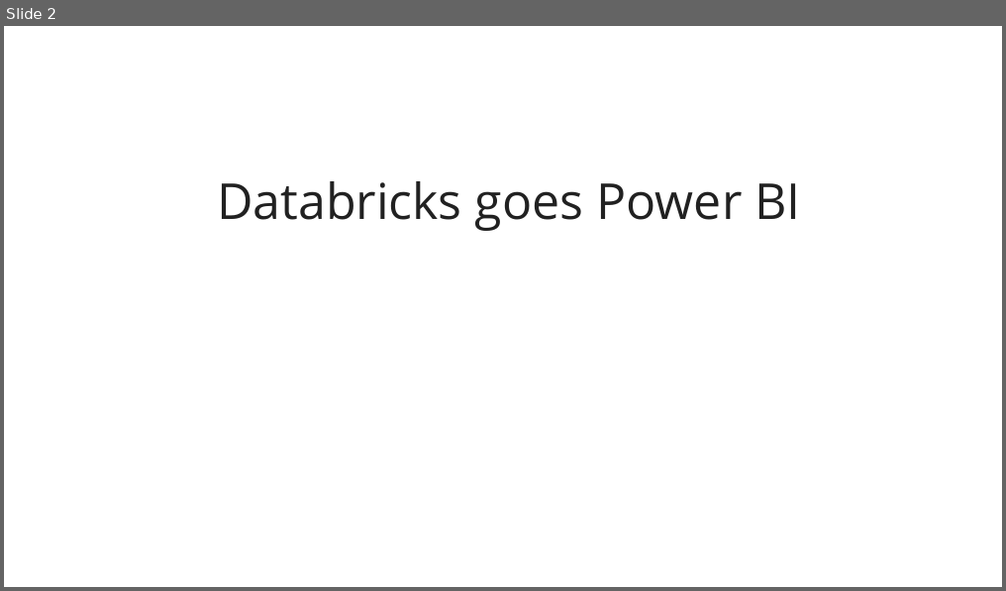
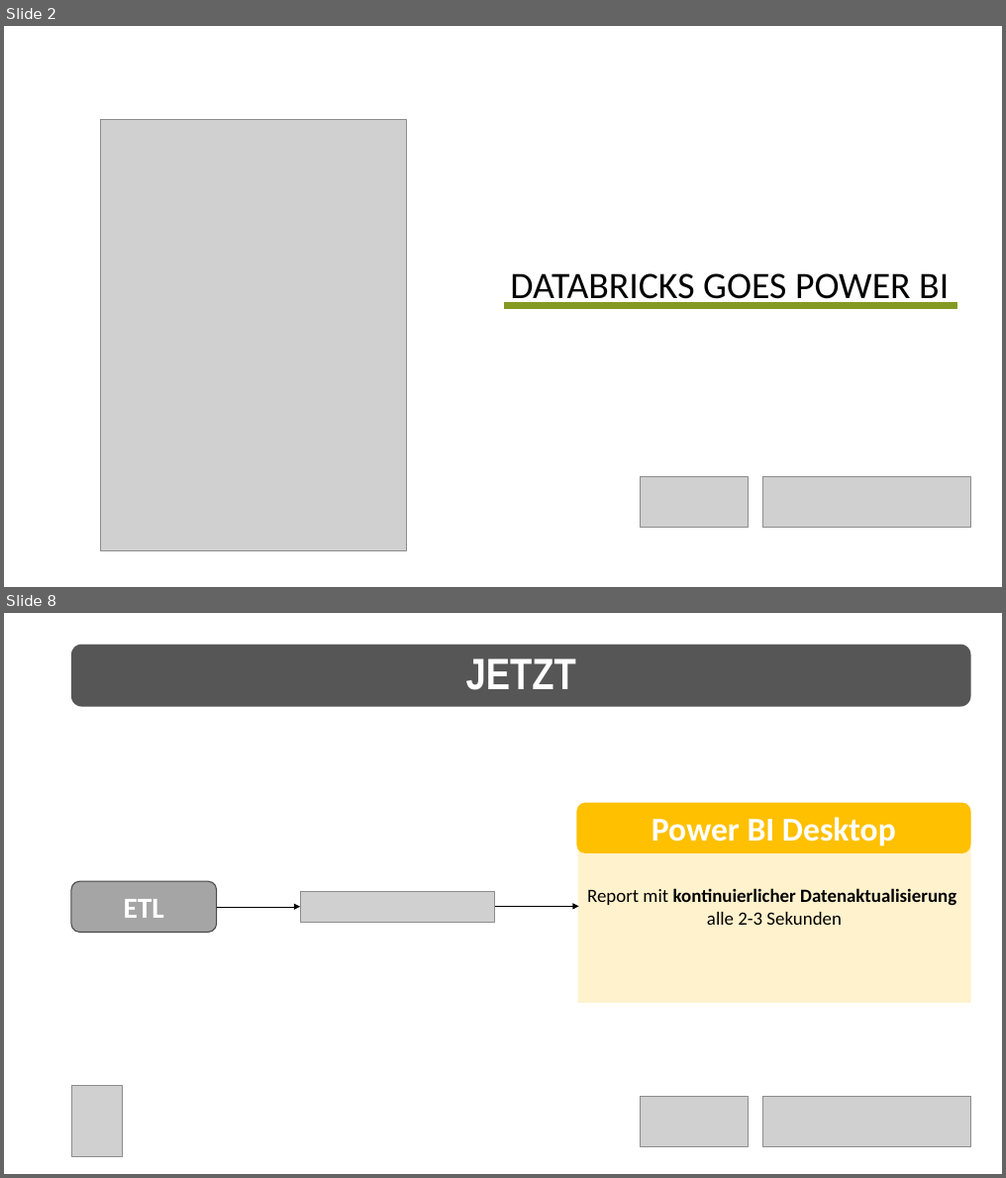
Before and after one commit to net-CDE/presentations, a slide deck: SQLKonferenz2023/mainContent_jul2023.pptx. Shown one above the other, each under a label of ours: slide 2 before the commit, slides 2 and 8 after it; the slides between them are not shown. The pictures are 1006x591 and 1006x1178 pixels, drawn with LibreOffice and Linux fonts; fonts in the diff are those of the drawing; grey boxes stand for pictures. Boxes give left, top, right and bottom in pixels: in the first picture for what was removed or moved away, otherwise in the second. Text is boxed around its words. In the diff, an @@ line names an element or a change of style, - is before the commit and + after.

```diff
--- a/SQLKonferenz2023/mainContent_jul2023.pptx
+++ b/SQLKonferenz2023/mainContent_jul2023.pptx
@@ slide 8 added at (x1=4, y1=613, x2=1002, y2=1174), background #FFFFFF @@
@@ rounded rectangle added at (x1=71, y1=645, x2=971, y2=707), fill #565656, 42.3 pt, text #FFFFFF, bold @@
+JETZT
@@ rounded rectangle added at (x1=576, y1=802, x2=971, y2=854), fill #FFC000, 32 pt, text #FFFFFF, bold @@
+Power BI Desktop
@@ rectangle added at (x1=578, y1=811, x2=971, y2=1003), fill #FFF2CC, 18 pt, text #000000, bold @@
+Report mit kontinuierlicher Datenaktualisierung
+alle 2-3 Sekunden
@@ rounded rectangle added at (x1=71, y1=881, x2=217, y2=933), fill #A5A5A5, outline #484848 1 pt, 28 pt, text #FFFFFF, bold @@
+ETL
@@ arrow added from (217, 907) to (300, 907), #000000 0.5 pt @@
@@ picture added at (x1=300, y1=891, x2=494, y2=922) @@
@@ arrow added from (495, 906) to (579, 906), #000000 0.5 pt @@
@@ picture added at (x1=71, y1=1086, x2=122, y2=1157) @@
@@ picture added at (x1=640, y1=1096, x2=748, y2=1148) @@
@@ picture added at (x1=763, y1=1096, x2=971, y2=1147) @@
@@ slide 2 changed as well @@
@@ picture added at (x1=100, y1=120, x2=406, y2=551) @@
@@ text "DATABRICKS GOES POWER BI" at (x1=510, y1=274, x2=948, y2=307): vertical alignment bottom to top @@
@@ text at (x1=510, y1=274, x2=948, y2=307): text changed; size 47.7 to 36 pt; font Open Sans to Calibri; text colour #212121 to #000000 @@
-Databricks goes Power BI
+DATABRICKS GOES POWER BI
@@ line added from (504, 306) to (957, 306), #849922 6 pt @@
@@ picture added at (x1=640, y1=477, x2=748, y2=528) @@
@@ picture added at (x1=763, y1=477, x2=971, y2=528) @@
```
Also in this commit, not shown: 12 other slides changed, 11 other slides added, 7 slides removed, 3 other files.
